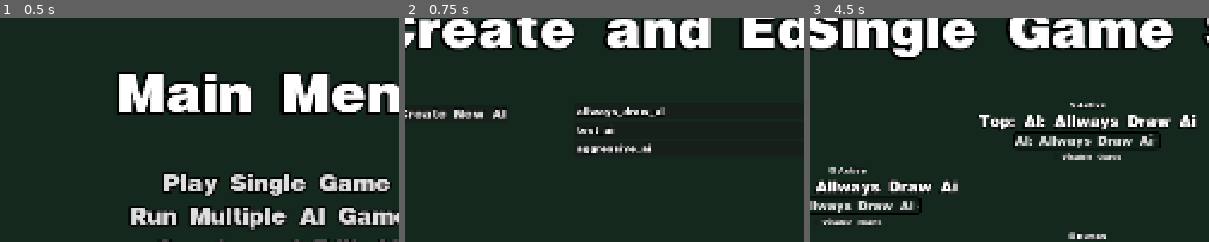
Above: before the commit, frames 1-3 (left to right).
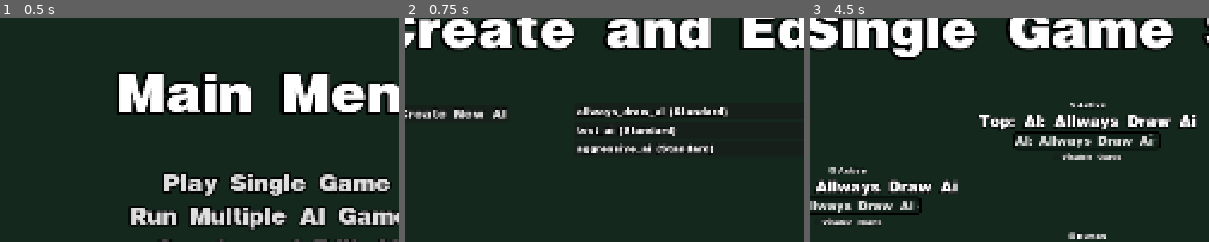
Above: after the commit, the same moments.

Repository: JontePonte/UNO-utlimate-ai-simulator
Game: Godot game, scene res://menus/MainMenu.tscn
Two runs of this game, one before a commit and one after it. Both use one fixed random seed, a clock stepped at 60 frames per second and the inputs below.
Inputs:
- Up to frame 1 (0.5 s): no input
- Up to frame 2 (0.75 s): click "Create and Edit AI" at 0.5 s
- Up to frame 3 (4.5 s): click "Create New AI" at 1.25 s; click "Create New AI" at 2 s; click "Create New AI" at 2.75 s; click "Back to Menu" at 3.5 s; click "Play Single Game" at 4.25 s
The pictures show only the part of the screen within x 15-65%, y 8-58%; the shares and areas given below are measured in that part.

Frame 1 is identical in both runs. In frame 2, 1.2% of the frame differs, in the area x 53-81%, y 39-62%; in frame 3, nothing differs.

Commit message:
removed edit and remove-buttons from standard AI:s

Diff:
--- a/uno-ultimate-ai-simulator/menus/AIListItem.tscn
+++ b/uno-ultimate-ai-simulator/menus/AIListItem.tscn
@@ -13,7 +13,7 @@
 shadow_offset = Vector2(-2, 1)
 
 [node name="AiListItem" type="PanelContainer" unique_id=143799783]
-custom_minimum_size = Vector2(550, 40)
+custom_minimum_size = Vector2(600, 40)
 mouse_filter = 1
 script = ExtResource("1_ifv5m")
 
@@ -36,11 +36,21 @@
 
 [node name="ActionButtons" type="HBoxContainer" parent="HBox" unique_id=1881337929]
 layout_mode = 2
-size_flags_horizontal = 10
+size_flags_horizontal = 8
+
+[node name="RemoveButton" type="Button" parent="HBox/ActionButtons" unique_id=338191005]
+custom_minimum_size = Vector2(90, 0)
+layout_mode = 2
+size_flags_horizontal = 8
+theme_override_constants/outline_size = 5
+theme_override_fonts/font = ExtResource("1_io2pl")
+theme_override_font_sizes/font_size = 20
+text = "Delete"
 
 [node name="EditButton" type="Button" parent="HBox/ActionButtons" unique_id=1322164812]
 custom_minimum_size = Vector2(90, 0)
 layout_mode = 2
+size_flags_horizontal = 8
 theme_override_constants/outline_size = 5
 theme_override_fonts/font = ExtResource("1_io2pl")
 theme_override_font_sizes/font_size = 20
@@ -49,18 +59,11 @@
 [node name="CopyButton" type="Button" parent="HBox/ActionButtons" unique_id=1246595343]
 custom_minimum_size = Vector2(90, 0)
 layout_mode = 2
+size_flags_horizontal = 8
 theme_override_constants/outline_size = 5
 theme_override_fonts/font = ExtResource("1_io2pl")
 theme_override_font_sizes/font_size = 20
 text = "Copy"
 
-[node name="RemoveButton" type="Button" parent="HBox/ActionButtons" unique_id=338191005]
-custom_minimum_size = Vector2(90, 0)
-layout_mode = 2
-theme_override_constants/outline_size = 5
-theme_override_fonts/font = ExtResource("1_io2pl")
-theme_override_font_sizes/font_size = 20
-text = "Delete"
-
 [connection signal="mouse_entered" from="." to="." method="_on_mouse_entered"]
 [connection signal="mouse_exited" from="." to="." method="_on_mouse_exited"]
--- a/uno-ultimate-ai-simulator/menus/ai_list_item.gd
+++ b/uno-ultimate-ai-simulator/menus/ai_list_item.gd
@@ -29,11 +29,23 @@
 	copy_btn.pressed.connect(func(): copy_requested.emit(my_file_name))
 	delete_btn.pressed.connect(func(): delete_requested.emit(my_file_name))
 
-# 3. Uppdatera setup_item så den tar emot filnamnet också
-func setup_item(display_name: String, file_name: String):
-	name_label.text = display_name
-	name_label.tooltip_text = display_name
+func setup_item(display_name: String, file_name: String, is_standard: bool = false):
 	my_file_name = file_name
+
+	if is_standard:
+		name_label.text = display_name + " (Standard)"
+		name_label.tooltip_text = "Standard AI - Copy to edit"
+
+		# Göm knapparna (De kommer förbli gömda även när containern visas vid hover)
+		edit_btn.hide()
+		delete_btn.hide()
+	else:
+		name_label.text = display_name
+		name_label.tooltip_text = display_name
+
+		# Se till att de är synliga för egna filer
+		edit_btn.show()
+		delete_btn.show()
 
 func _on_mouse_entered():
 	if hover_tween:
--- a/uno-ultimate-ai-simulator/menus/create_and_edit_ai.gd
+++ b/uno-ultimate-ai-simulator/menus/create_and_edit_ai.gd
@@ -37,13 +37,16 @@
 	ai_list_container.add_child(item)
 
 	var display_name = file_name.replace(".json", "")
-	item.setup_item(display_name, file_name)
 
-	# Lyssna på signaler från raden
+	# --- NYTT: Kolla om filen finns i res:// (Då är det en standard-AI) ---
+	var is_standard = FileAccess.file_exists("res://ai_profiles/" + file_name)
+
+	# Skicka in vår nya is_standard-variabel
+	item.setup_item(display_name, file_name, is_standard)
+
+	# Lyssna på signalerna (De skickas ju bara om knapparna faktiskt finns och kan klickas på!)
 	item.copy_requested.connect(_on_ai_copy_requested)
-	item.delete_requested.connect(_on_ai_delete_requested) # NY! Lyssna på delete
-
-# --- DELETE LOGIK ---
+	item.delete_requested.connect(_on_ai_delete_requested)
 
 func _on_ai_delete_requested(file_name: String):
 	current_file_to_delete = file_name
